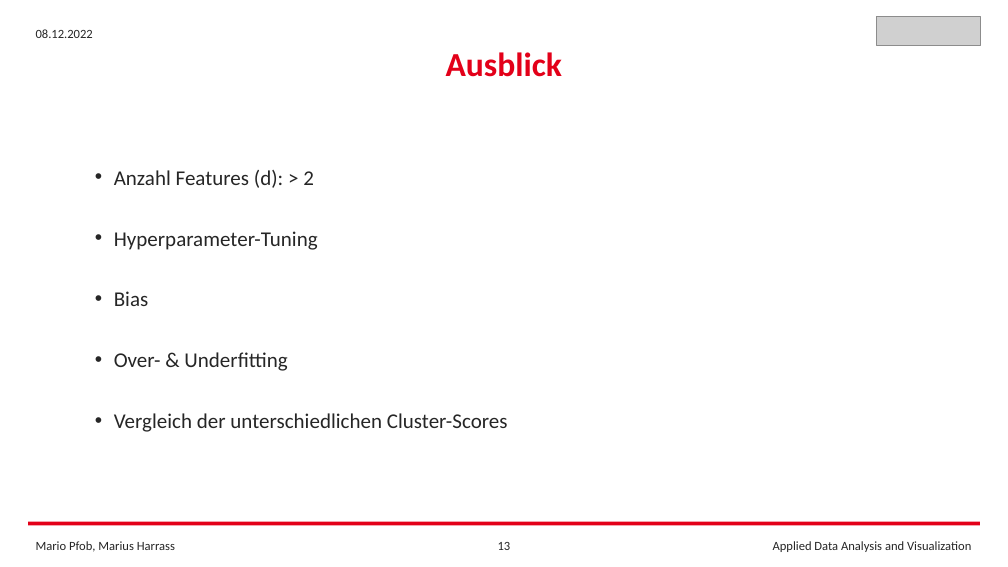
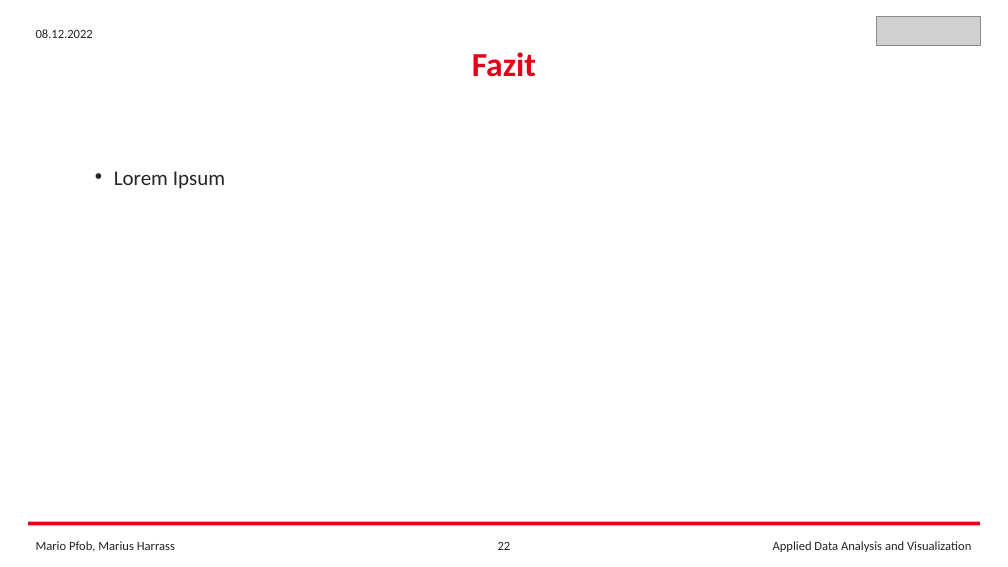
Before and after one commit to FrankCastlepancakes/ClusteringScikitLearn, a slide deck: slide 22 of Clustering_Scikit_Learn.pptx (slide 13 before the commit). Drawn at 1008x567 pixels with LibreOffice and Linux fonts; fonts in the diff are those of the drawing; grey boxes stand for pictures. Boxes give left, top, right and bottom in pixels: in the first picture for what was removed or moved away, otherwise in the second. Text is boxed around its words. In the diff, an @@ line names an element or a change of style, - is before the commit and + after.

```diff
--- a/Clustering_Scikit_Learn.pptx
+++ b/Clustering_Scikit_Learn.pptx
@@ text at <box>472,52,536,77</box>: text changed @@
-Ausblick
+Fazit
@@ text at <box>114,171,225,189</box>: text changed @@
-• Anzahl Features (d): > 2
-• Hyperparameter-Tuning
-• Bias
-• Over- & Underfitting
-• Vergleich der unterschiedlichen Cluster-Scores
+• Lorem Ipsum
@@ page number at <box>498,542,511,550</box>: text changed @@
-13
+22
```
Also in this commit, not shown: 6 other slides changed, 9 slides added, 2 other files.
